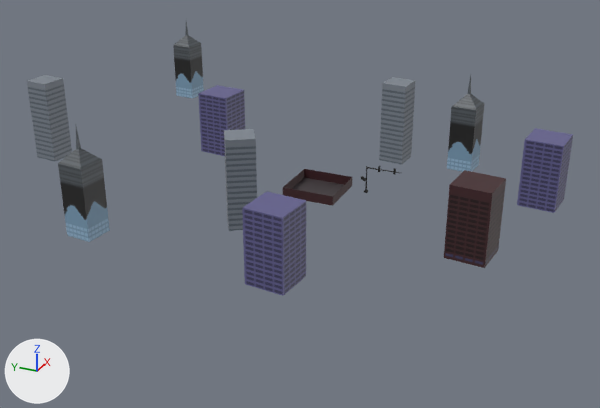
One commit to the glTF model Examples/3D/game_assets/models/level.glb: the scene before it, then after it.
Rendered twice from a camera (50 mm lens) standing at (-159.6, -67.3, 75.7) and looking at (-0.8, 4.1, -3.6). The axes (+X, +Y, +Z) are drawn at lower left. The lights are the same throughout. Vertices at the same position are counted once.

Script lines for the objects in view, before the commit:
```python
me_cube = bpy.data.meshes.new('Cube')
me_cube.from_pydata(...)  # 2876 vertices, 5208 faces; spans x -44.8..55.6, y -51.5..72.4, z -0.9..23.5
me_cube.materials.append(mat_material_001)  # picture img_level_t
ob_cube = bpy.data.objects.new('Cube', me_cube)
ob_cube.location = (0.0, 0.0, 0.0)
```
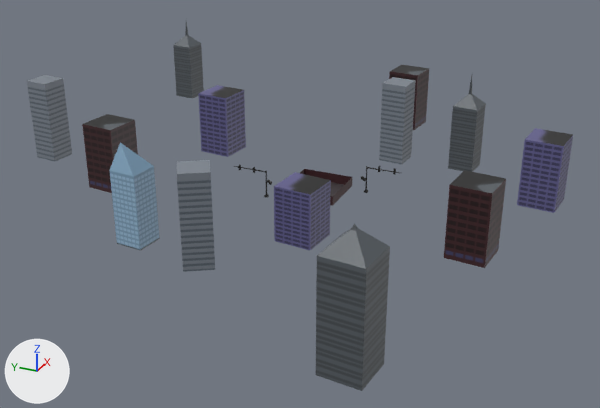
Commit message: Level polish

The change, as JSON lines over the scene's bpy script:
```json
{"block": "me_cube", "where": "# used by ob_cube; location = (0.0, 0.0, 0.0)"}
{"op": "remove", "block": "me_cube", "code": "me_cube.from_pydata(...)  # 2876 vertices, 5208 faces; spans x -44.8..55.6, y -51.5..72.4, z -0.9..23.5"}
{"op": "add", "block": "me_cube", "code": "me_cube.from_pydata(...)  # 5674 vertices, 10308 faces; spans x -54.2..58.0, y -51.5..72.4, z -8.4..23.5"}
{"block": "me_cube", "change": "me_cube part 1: the loose piece of 8 vertices spanning x -44.8..-35.8, y -13.3..-4.3, z -0.1..15.2 is scaled about its middle by (1, 1, 0.783), then moved by (17.7, 2.5, -1.7)"}
{"block": "me_cube", "change": "me_cube part 2: the loose piece of 13 vertices spanning x 25.0..31.5, y -29.5..-23.0, z -0.1..23.5 is moved by (0.2, -0.3, 0.0)"}
{"block": "me_cube", "change": "me_cube part 3: the loose piece of 8 vertices spanning x -26.0..-17.8, y 3.7..11.9, z -0.1..19.6 is moved by (-18.6, -0.5, 0.0)"}
{"block": "me_cube", "change": "me_cube part 4: the loose piece of 8 vertices spanning x 10.6..19.5, y 28.2..37.1, z -0.1..15.2 is copied, and the copy is moved by (-30.7, 11.7, 0.0); it spans x -20.1..-11.2, y 39.8..48.8, z -0.1..15.2"}
{"block": "me_cube", "change": "me_cube part 5: the loose piece of 8 vertices spanning x 10.6..19.5, y 28.2..37.1, z -0.1..15.2 is copied, and the copy is moved by (38.5, -36.6, 0.0); it spans x 49.1..58.0, y -8.4..0.5, z -0.1..15.2"}
{"block": "me_cube", "change": "me_cube part 6: a new loose piece of 13 vertices spanning x -54.2..-44.7, y -31.8..-22.4, z -8.4..19.0, in mat_material_001 (picture img_level_t)"}
{"block": "me_cube", "change": "me_cube part 7: the loose piece of 13 vertices spanning x -41.8..-35.3, y 31.1..37.7, z -0.1..23.5 is deleted"}
{"block": "me_cube", "change": "me_cube part 8: 9 vertices added at x -40.7..-34.2, y 19.8..26.3, z -0.1..20.6"}
{"block": "me_cube", "change": "me_cube part 9: 50 kept faces spanning x -20.1..55.6, y -51.5..68.4, z -0.1..23.5 get new texture (UV) coordinates"}
```

Pixel boxes (x1, y1, x2, y2) of what changed, in the pictures (600 x 408 px; the box of a moved part takes in the faces that stretch with it):
```json
{"object": "Cube", "change": "reshaped", "before": [27, 22, 573, 296], "after": [27, 22, 573, 391]}
{"part": 1, "of": "me_cube", "change": "moved or reshaped", "before": [242, 191, 306, 296], "after": [274, 172, 331, 250]}
{"part": 2, "of": "me_cube", "change": "moved or reshaped", "before": [447, 75, 485, 172], "after": [448, 76, 486, 172]}
{"part": 3, "of": "me_cube", "change": "moved or reshaped", "before": [224, 129, 257, 231], "after": [177, 160, 215, 272]}
{"part": 4, "of": "me_cube", "change": "added", "after": [82, 114, 138, 193]}
{"part": 5, "of": "me_cube", "change": "added", "after": [389, 65, 429, 130]}
{"part": 6, "of": "me_cube", "change": "added", "after": [316, 224, 390, 391]}
{"part": 7, "of": "me_cube", "change": "deleted", "before": [58, 127, 110, 242]}
{"part": 8, "of": "me_cube", "change": "added", "after": [109, 142, 160, 250], "on screen": "blue"}
{"part": 9, "of": "me_cube", "change": "surface changed", "before": [174, 55, 573, 267], "after": [174, 55, 573, 267]}
```
